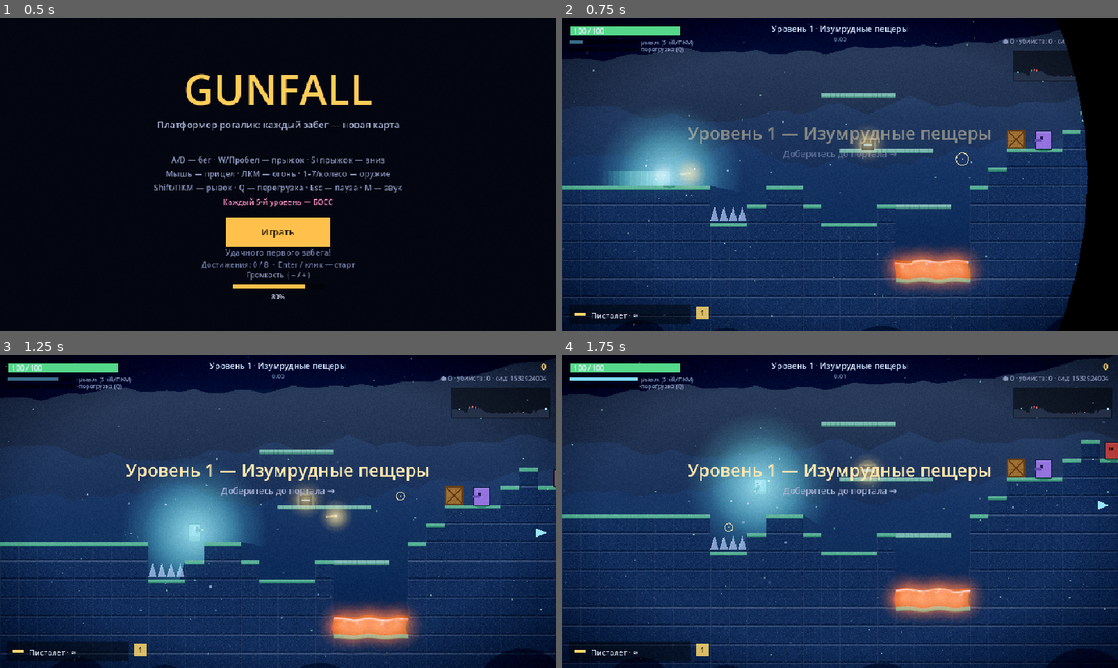
Above: before the commit, frames 1-4 (two rows, left to right).
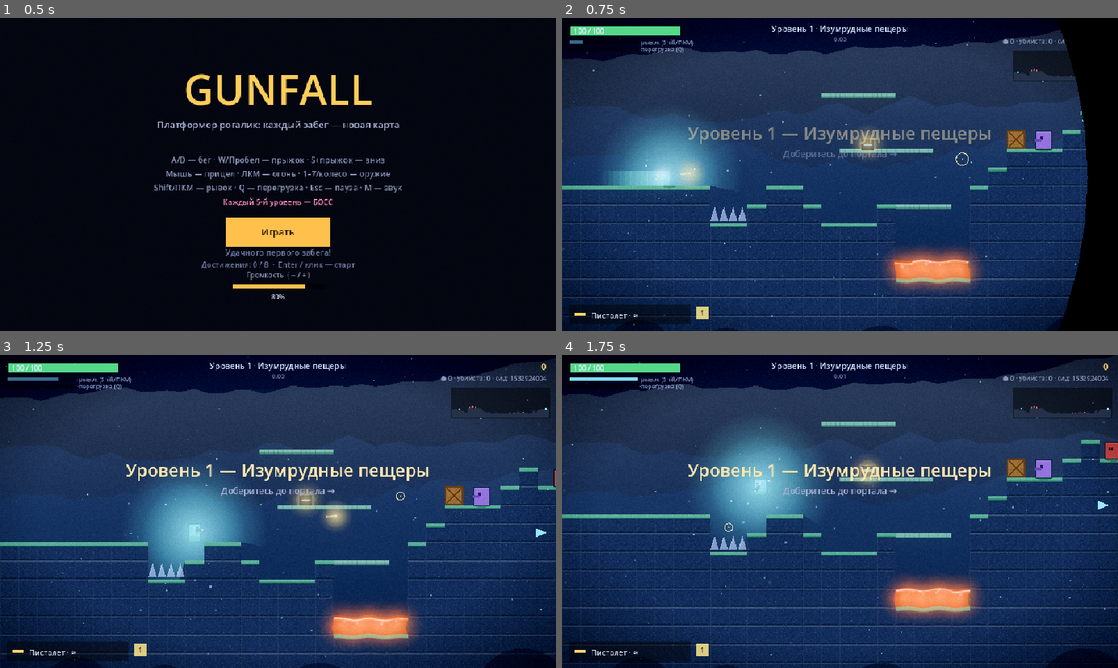
Above: after the commit, the same moments.

Repository: agent-carl/probable-enigma
Game: Godot game, scene res://Main.tscn
Two runs of this game, one before a commit and one after it. Both use one fixed random seed, a clock stepped at 60 frames per second and the inputs below.
Inputs (mouse positions are in pixels of both pictures, inside the frame that each line leads up to):
- Up to frame 1 (0.5 s): no input
- Up to frame 2 (0.75 s): tap Enter at 0.5 s; move the mouse to (962, 158) at 0.52 s; hold D from 0.53 s (still down); hold Shift from 0.53 s (still down); click (962, 158) at 0.67 s
- Up to frame 3 (1.25 s): keep holding D; keep holding Shift; tap Space at 0.77, 1.07 s
- Up to frame 4 (1.75 s): move the mouse to (728, 527) at 1.27 s; release D at 1.28 s; release Shift at 1.28 s; hold S from 1.28 s (still down); tap Q at 1.35 s; tap Space at 1.52 s

Frame 1 is identical in both runs. In frame 2, less than 0.1% of the frame differs, in the area x 24-27%, y 92-97%; in frame 3, less than 0.1%; in frame 4, less than 0.1%.

Commit message:
UI feedback pack: HP ghost bar, combo pop, weapon-switch, pickup shine
- Health bar now shows a pale-red "ghost" that lags behind on damage and
  snaps up on heal, so recent damage reads at a glance.
- Kill-streak text pops (scales/brightens) on each kill, with a screen
  flash on x5/x10/... milestones.
- Switching weapons flashes and enlarges the selected weapon slot.
- Picking up an item spawns a coloured shine burst + ring.

New state (_hp_ghost, _combo_pop, _wswitch, _prev_wi) updated in sim and
reset on run start. Verified: parse + headless suite green; HUD render
shows the ghost bar, popped combo text and highlighted slot.

Co-Authored-By: Claude Opus 4.8 <noreply@anthropic.com>
Claude-Session: https://claude.ai/code/session_01CUUtNpiNcdpS7KL7R6tZmp

Diff:
--- a/godot/Game.gd
+++ b/godot/Game.gd
@@ -168,6 +168,10 @@
 var _blur := 0.0                         # плавное размытие мира на паузе/оверлеях
 var _hitmark := 0.0                       # таймер хит-маркера на прицеле
 var _recoil := 0.0                        # отдача — прицел раскрывается при выстреле
+var _hp_ghost := 100.0                    # «призрак» HP (плавно догоняет при уроне)
+var _combo_pop := 0.0                     # всплеск текста серии при убийстве
+var _wswitch := 0.0                       # анимация смены оружия
+var _prev_wi := 0                         # для детекта смены оружия
 var ground_tex: ImageTexture = null   # пиксель-текстура камня
 var grass_tex: ImageTexture = null    # текстура травянистой кромки
 var plat_tex: ImageTexture = null     # текстура односторонней платформы
@@ -1102,6 +1106,8 @@
 	shots_hit = 0
 	damage_dealt = 0
 	P = make_player()
+	_hp_ghost = P.hp
+	_prev_wi = 0
 	start_level()
 	_set_state("play")
 
@@ -1384,6 +1390,10 @@
 		# серия убийств наращивает множитель очков
 		combo += 1
 		combo_t = 150
+		_combo_pop = 12.0   # всплеск текста серии
+		if combo >= 5 and combo % 5 == 0:   # вспышка на майлстоунах серии
+			flash = maxf(flash, 0.22)
+			flash_color = Color("#ffd86b")
 		max_combo = max(max_combo, combo)
 		var mult := combo_mult()
 		var gained: int = int(round(en.score * mult))
@@ -1854,6 +1864,18 @@
 		_hitmark -= 1.0
 	if _recoil > 0.0:
 		_recoil = maxf(0.0, _recoil - 0.12)
+	if _combo_pop > 0.0:
+		_combo_pop = maxf(0.0, _combo_pop - 1.0)
+	if _wswitch > 0.0:
+		_wswitch = maxf(0.0, _wswitch - 1.0)
+	if P.wi != _prev_wi:
+		_wswitch = 14.0
+		_prev_wi = P.wi
+	# «призрак» HP: медленно догоняет при уроне, мгновенно — при лечении
+	if _hp_ghost > P.hp:
+		_hp_ghost = maxf(P.hp, _hp_ghost - maxf(0.4, (_hp_ghost - P.hp) * 0.08))
+	else:
+		_hp_ghost = P.hp
 	if low_ammo_t > 0:
 		low_ammo_t -= 1
 
@@ -2242,6 +2264,11 @@
 				score += 5
 				coins += 1
 				add_text(pk.x, pk.y - 6, "+1●", Color("#ffd86b"))
+			# вспышка-сияние при подборе
+			var shc: Color = { "weapon": Color(1, 0.85, 0.42), "med": Color(0.5, 1, 0.65), "ammo": Color(0.82, 0.66, 0.3), "coin": Color(1, 0.85, 0.42), "shield": Color(0.5, 0.83, 1.0) }.get(pk.kind, Color(1, 1, 1))
+			var pcc := Vector2(pk.x + pk.w / 2.0, pk.y + pk.h / 2.0)
+			_burst_particles(pcc, shc, 10, 90.0, 0.4)
+			shockwaves.append({ "x": pcc.x, "y": pcc.y, "r": 3.0, "max_r": 22.0, "life": 8.0, "col": shc })
 			play_sfx("pickup")
 			continue
 		alive.append(pk)
@@ -3575,6 +3602,10 @@
 	var hpw := 190.0
 	_ci.draw_rect(Rect2(12, 12, hpw + 4, 20), Color(0, 0, 0, 0.45))
 	var frac := clampf(P.hp / P.maxhp, 0, 1)
+	# «призрак» недавнего урона — бледная полоса, плавно догоняющая HP
+	var gfrac := clampf(_hp_ghost / P.maxhp, 0, 1)
+	if gfrac > frac:
+		_ci.draw_rect(Rect2(14, 14, hpw * gfrac, 16), Color(1.0, 0.45, 0.45, 0.7))
 	var hpcol := Color("#56d98b")
 	if frac <= 0.35:
 		hpcol = Color("#ff5e57") if (tick % 30 < 15) else Color("#c93a34")
@@ -3605,7 +3636,9 @@
 	if combo >= 3:
 		var m := combo_mult()
 		var alpha := clampf(combo_t / 40.0, 0.35, 1.0)
-		_text(Vector2(VW / 2.0, 70), "СЕРИЯ x%d  (очки x%.1f)" % [combo, m], 18, Color(1, 0.85, 0.42, alpha), true)
+		var csz := 18 + int(_combo_pop * 0.8)   # всплеск при свежем убийстве
+		var ccol := Color(1, 0.92, 0.55, alpha) if _combo_pop > 6.0 else Color(1, 0.85, 0.42, alpha)
+		_text(Vector2(VW / 2.0, 70), "СЕРИЯ x%d  (очки x%.1f)" % [combo, m], csz, ccol, true)
 
 	# уровень/тема
 	var title := "Уровень %d · %s" % [lvl, level.theme.name]
@@ -3657,7 +3690,14 @@
 	_text(Vector2(50, VH - 22), "%s · %s" % [w.name, ammo_str], 13, acol)
 	for i in range(P.weapons.size()):
 		var sx := 232 + i * 26
-		_ci.draw_rect(Rect2(sx, VH - 42, 22, 22), Color(1, 0.85, 0.42, 0.85) if i == P.wi else Color(1, 1, 1, 0.15))
+		if i == P.wi:
+			var gp := _wswitch / 14.0   # вспышка-увеличение при смене
+			var ex := gp * 4.0
+			_ci.draw_rect(Rect2(sx - ex, VH - 42 - ex, 22 + ex * 2.0, 22 + ex * 2.0), Color(1.0, 0.92, 0.55, 0.85 + 0.15 * gp))
+			if gp > 0.0:
+				_ci.draw_rect(Rect2(sx - ex - 1, VH - 43 - ex, 24 + ex * 2.0, 24 + ex * 2.0), Color(1, 1, 1, 0.5 * gp), false, 1.5)
+		else:
+			_ci.draw_rect(Rect2(sx, VH - 42, 22, 22), Color(1, 1, 1, 0.15))
 		_text(Vector2(sx + 7, VH - 26), str(i + 1), 12, Color("#2a1c04") if i == P.wi else Color("#cfd6f5"))
 
 	# пульс при низком здоровье
Not shown, changed: godot/README.md
